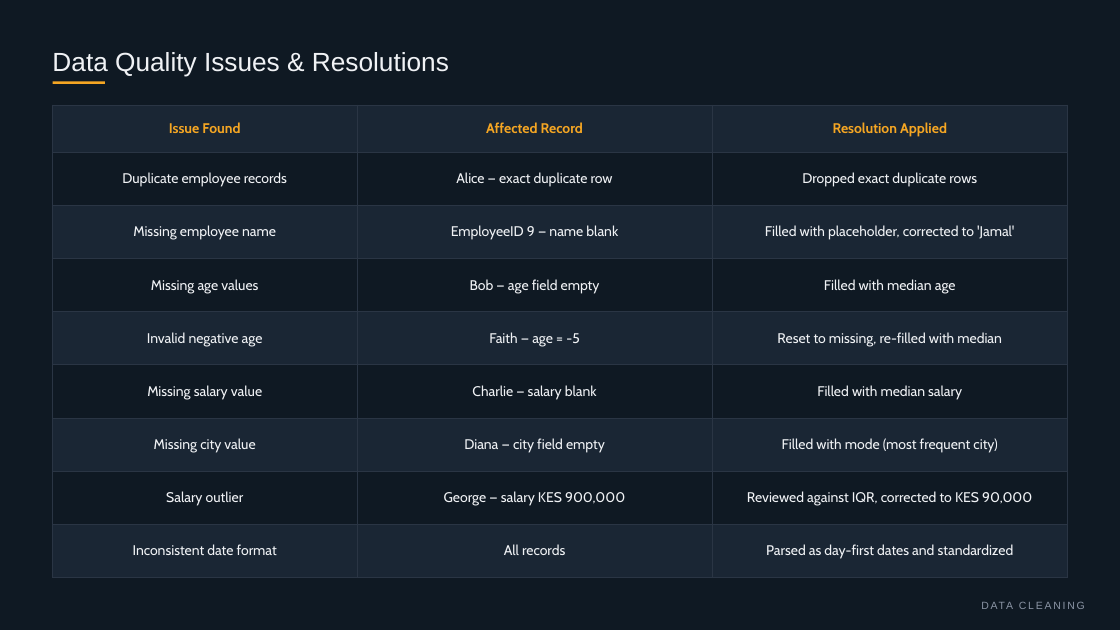
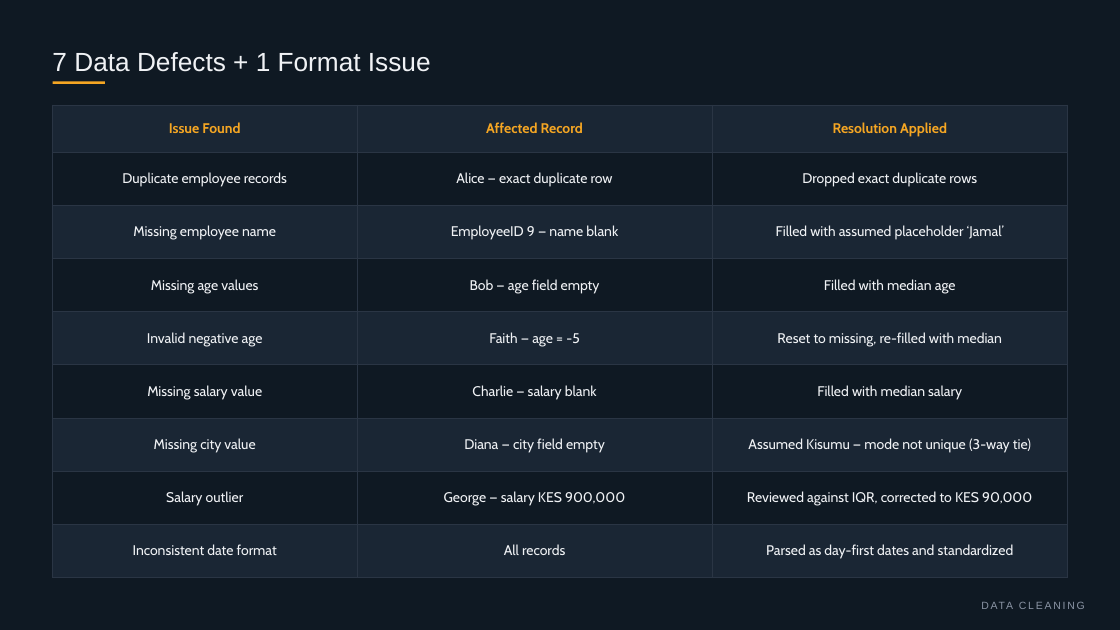
Before and after one commit to Riq-wq/employee-salary-headcount-dashboard, a slide deck: slide 6 of reports/Employee Salary & Headcount Dashboard.pptx. Drawn at 1120x630 pixels with LibreOffice and Linux fonts; fonts in the diff are those of the drawing. Boxes give left, top, right and bottom in pixels: in the first picture for what was removed or moved away, otherwise in the second. Text is boxed around its words. In the diff, an @@ line names an element or a change of style, - is before the commit and + after.

Commit message:
Fix report accuracy: cleaning finding, assumptions, and PDF source
Add the missing 145% data-cleaning finding and a Limitations & Honest Scope section to both the PDF and the slide deck. Disclose the two cleaning values as an assumption (Diana's city) and a placeholder (ID 9's name) instead of presenting Diana's city as a mode. Remove the unsupported 'monthly' payroll claim in favour of the real payroll ramp (55,000 -> 554,500). Reconcile the issue count as 7 data defects + 1 format issue across README, PDF and deck.

reports/generate_report.py now recomputes every figure from the raw and cleaned CSVs, replacing the hand-built PDF with a reproducible one.

```diff
--- a/reports/Employee Salary & Headcount Dashboard.pptx
+++ b/reports/Employee Salary & Headcount Dashboard.pptx
@@ text at (x1=52, y1=52, x2=431, y2=72): text changed @@
-Data Quality Issues & Resolutions
+7 Data Defects + 1 Format Issue
@@ table at (x1=52, y1=105, x2=1067, y2=578) @@
-row 3, column 3: Filled with placeholder, corrected to 'Jamal'
+row 3, column 3: Filled with assumed placeholder ‘Jamal’
-row 7, column 3: Filled with mode (most frequent city)
+row 7, column 3: Assumed Kisumu — mode not unique (3-way tie)
```
Also in this commit, not shown: 4 other slides changed, 1 slide added, 3 other files.
